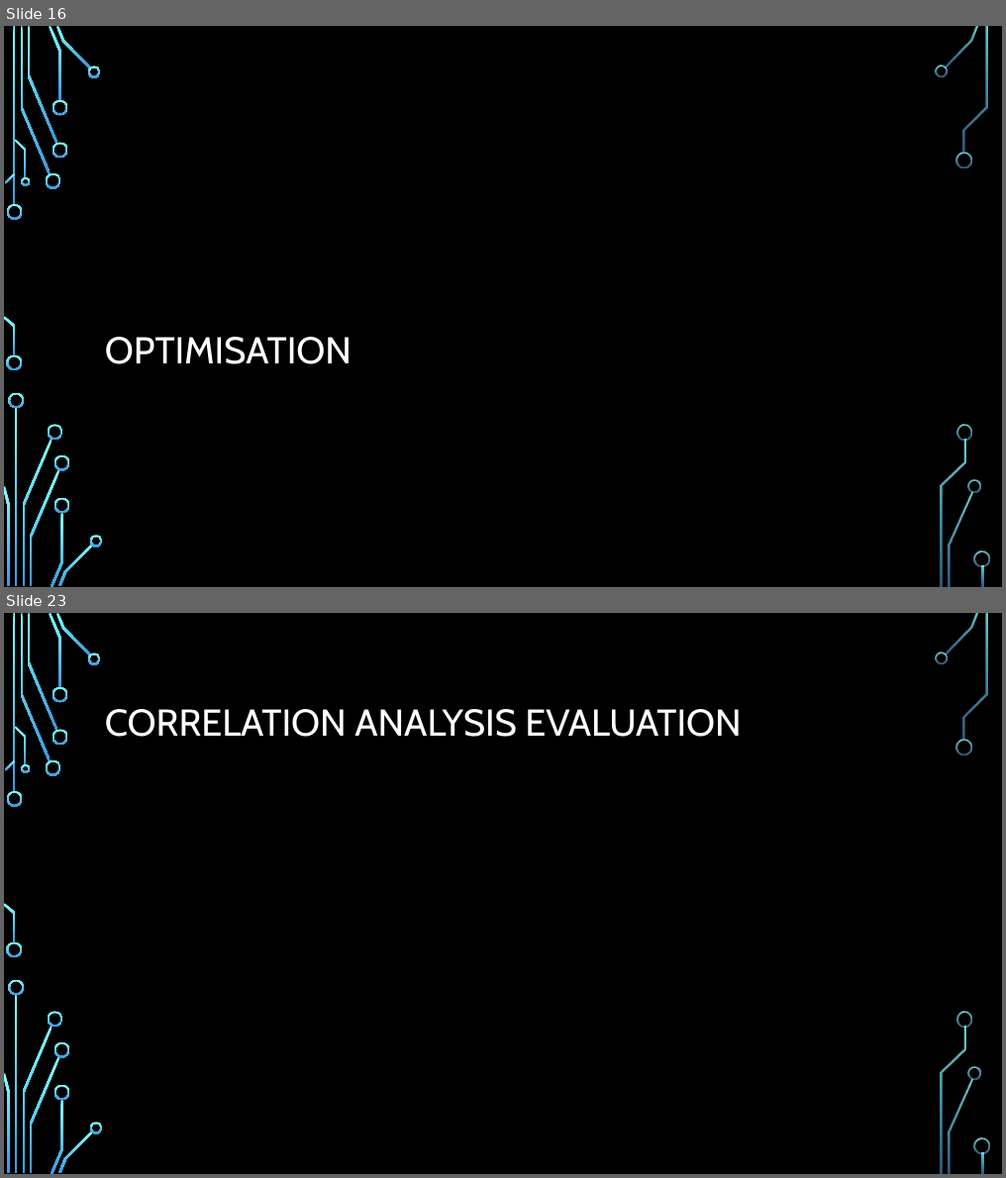
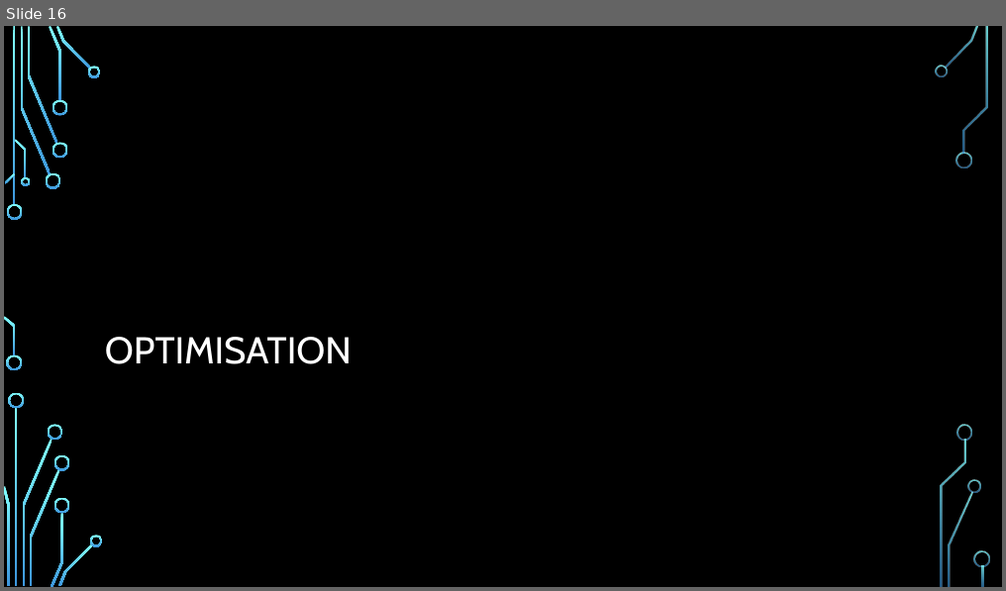
Before and after one commit to ddaniel2024/Project-4, a slide deck: Employee Attrition Prediction Presentation.pptx. Shown one above the other, each under a label of ours: slides 16 and 23 before the commit, slide 16 after it; the slides between them are not shown. The pictures are 1006x1178 and 1006x591 pixels, drawn with LibreOffice and Linux fonts; fonts in the diff are those of the drawing; background and template pictures are left out. Boxes give left, top, right and bottom in pixels: in the first picture for what was removed or moved away, otherwise in the second. Text is boxed around its words. In the diff, an @@ line names an element or a change of style, - is before the commit and + after.

```diff
--- a/Employee Attrition Prediction Presentation.pptx
+++ b/Employee Attrition Prediction Presentation.pptx
@@ slide 23 removed at (4, 613, 1002, 1174), background picture (left out); not listed: 36 template elements that a slide beside it also shows @@
@@ title removed at (105, 709, 741, 737) @@
-CORRELATION ANALYSIS EVALUATION
```
Also in this commit, not shown: 13 slides changed, 8 slides added, 7 other slides removed, 10 other files.
